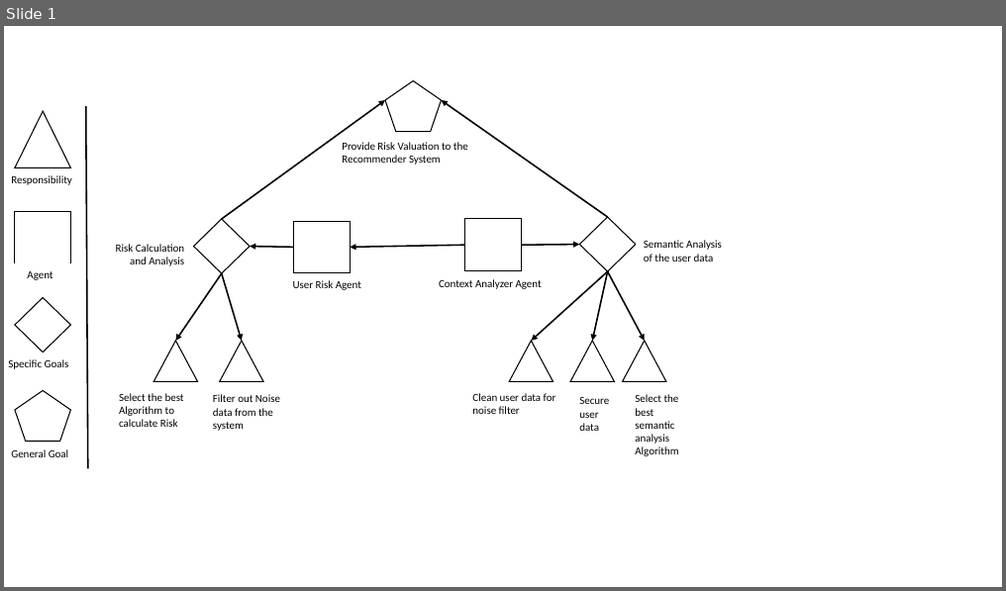
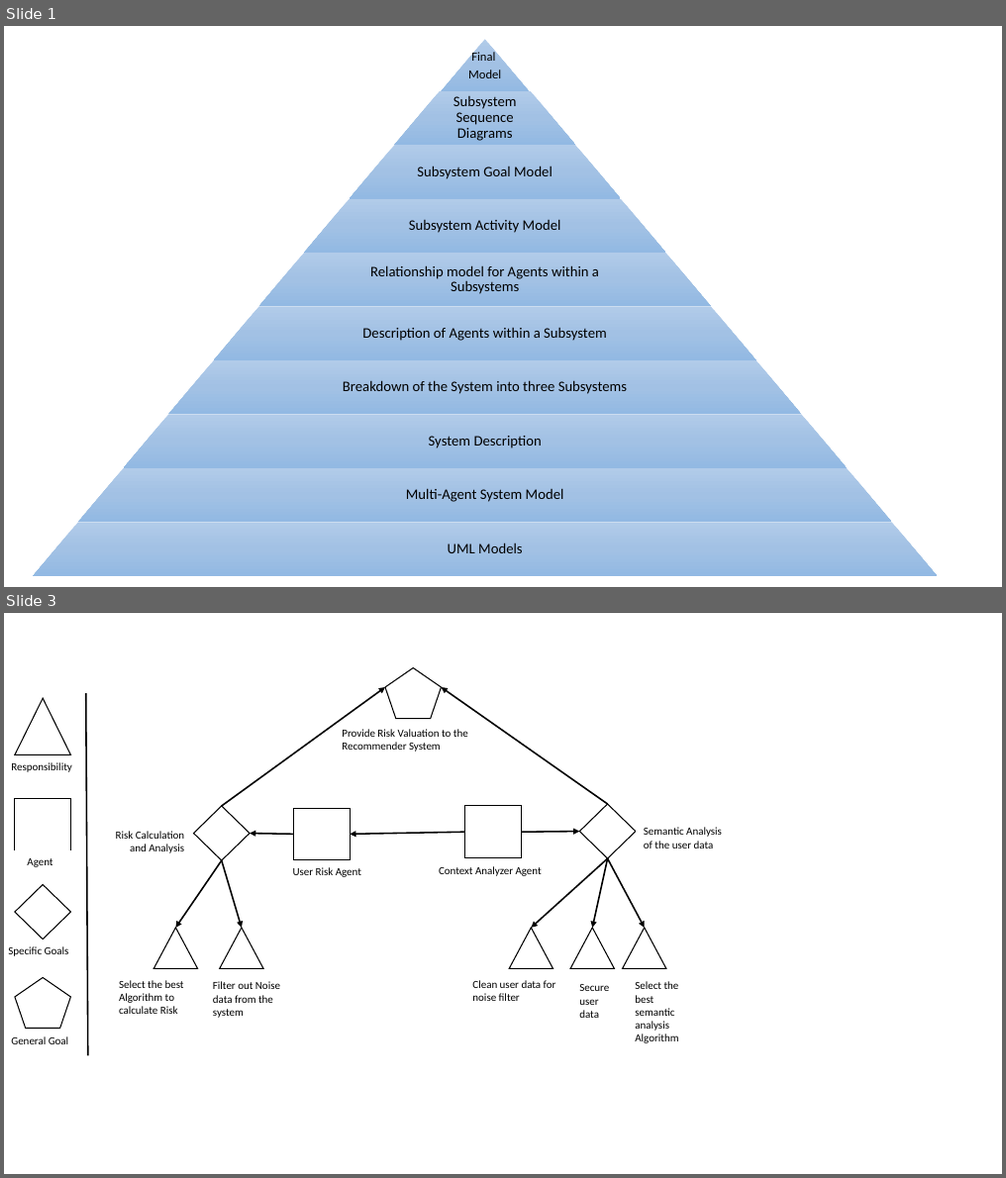
Before and after one commit to zxingz/Thesis, a slide deck: Risk Models.pptx. Shown one above the other, each under a label of ours: slide 1 before the commit, slides 1 and 3 after it; the slides between them are not shown. The pictures are 1006x591 and 1006x1178 pixels, drawn with LibreOffice and Linux fonts; fonts in the diff are those of the drawing. Boxes give left, top, right and bottom in pixels: in the first picture for what was removed or moved away, otherwise in the second. Text is boxed around its words. In the diff, an @@ line names an element or a change of style, - is before the commit and + after.

```diff
--- a/Risk Models.pptx
+++ b/Risk Models.pptx
@@ slide 1 added at bbox=[4, 26, 1002, 587], background #FFFFFF @@
@@ group added at bbox=[33, 40, 937, 576]: 10 trapezoids, 10 texts @@
+Final
+Model
+Subsystem Sequence Diagrams
+Subsystem Goal Model
+Subsystem Activity Model
+Relationship model for Agents within a Subsystems
+Description of Agents within a Subsystem
+Breakdown of the System into three Subsystems
+System Description
+Multi-Agent System Model
+UML Models
@@ what was slide 1 is now slide 3 @@
```
Also in this commit, not shown: 1 other slide added, 5 other files.
